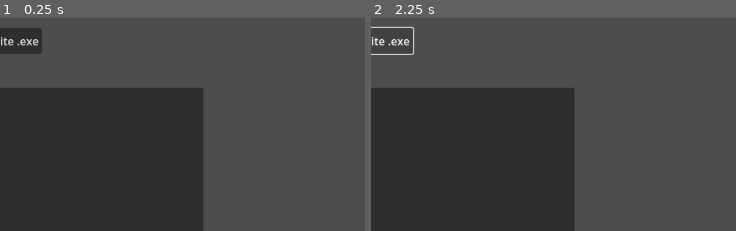
Above: before the commit, frames 1-2 (left to right).
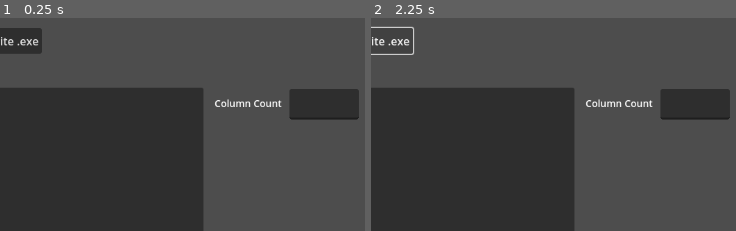
Above: after the commit, the same moments.

Repository: LordNoda/AsepriteSheetPacker
Game: Godot game, scene res://app.tscn
Two runs of this game, one before a commit and one after it. Both use one fixed random seed, a clock stepped at 60 frames per second and the inputs below.
Inputs (mouse positions are % of the whole screen's width and height, from its top left):
- Up to frame 1 (0.25 s): no input
- Up to frame 2 (2.25 s): click (26, 5) at 0.52 s; type "12" at 0.6 s; click (26, 78) at 0.75 s; type "12" at 0.83 s; click "Generate Packed Sprite Sheet" at 1.25 s; click "Find Aseprite .exe" at 2 s
The pictures show only the part of the screen within x 50-100%, y 0-50%; the shares and areas given below are measured in that part.

The runs differ from the first frame. In frame 1, 3.1% of the frame differs, in the area x 58-99%, y 33-48%; in frame 2, 3.1%.

Commit message:
Minor Update

Diff:
--- a/app.gd
+++ b/app.gd
@@ -7,7 +7,10 @@
 @onready var aseprite_location : TextEdit = $Control/AsepriteLocation
 @onready var output_location : TextEdit = $Control/outputpath
 @onready var filename : TextEdit = $Control/Filename
+@onready var column_count : TextEdit = $Control/ColumnCount
 
+var regex = RegEx.new()
+var oldcolumncounttext = ""
 var _selected_item : int
 
 # Called when the node enters the scene tree for the first time.
@@ -16,6 +19,8 @@
 	exe_selector.file_selected.connect(exe_selected)
 	sprite_file_selector.files_selected.connect(sprites_selected)
 	output_directory_selector.dir_selected.connect(output_selected)
+
+	regex.compile("^[0-9]*$")
 	pass # Replace with function body.
 
 
@@ -112,7 +117,7 @@
 		sprites, " ",
 		"--sheet ",
 		str(output_location.text, "\\", filename.text, ".png"), " ",
-		"-sheet-pack"
+		str("--sheet-columns ", column_count.text, " ")
 	))
 	bat_file.close()
 
@@ -123,3 +128,12 @@
 
 func _quote_text( text : String ) -> String:
 	return str("\"", text, "\"")
+
+
+func _on_column_count_text_changed() -> void:
+	if regex.search(column_count.text):
+		oldcolumncounttext = column_count.text
+	else:
+		column_count.text  = oldcolumncounttext
+	column_count.set_caret_column(column_count.text.length())
+	pass # Replace with function body.
--- a/app.tscn
+++ b/app.tscn
@@ -22,6 +22,17 @@
 theme_override_font_sizes/font_size = 14
 text = "Aseprite .exe
 Location"
+horizontal_alignment = 1
+vertical_alignment = 1
+
+[node name="AsepriteExeLabel2" type="Label" parent="Control"]
+layout_mode = 0
+offset_left = 856.0
+offset_top = 117.0
+offset_right = 967.0
+offset_bottom = 160.0
+theme_override_font_sizes/font_size = 14
+text = "Column Count"
 horizontal_alignment = 1
 vertical_alignment = 1
 
@@ -152,6 +163,13 @@
 text = "Generate Packed Sprite Sheet"
 icon_alignment = 1
 
+[node name="ColumnCount" type="TextEdit" parent="Control"]
+layout_mode = 0
+offset_left = 971.0
+offset_top = 117.0
+offset_right = 1071.0
+offset_bottom = 161.0
+
 [node name="exe_selector" type="FileDialog" parent="."]
 size = Vector2i(392, 159)
 use_native_dialog = true
@@ -171,3 +189,4 @@
 [connection signal="pressed" from="Control/Find Sprites" to="." method="_on_sprite_button_pressed"]
 [connection signal="pressed" from="Control/outputPathButton" to="." method="_on_output_path_button_pressed"]
 [connection signal="pressed" from="Control/GenerateButton" to="." method="_on_generate_button_pressed"]
+[connection signal="text_changed" from="Control/ColumnCount" to="." method="_on_column_count_text_changed"]
Not shown, added: SpritesheetPacker.exe
